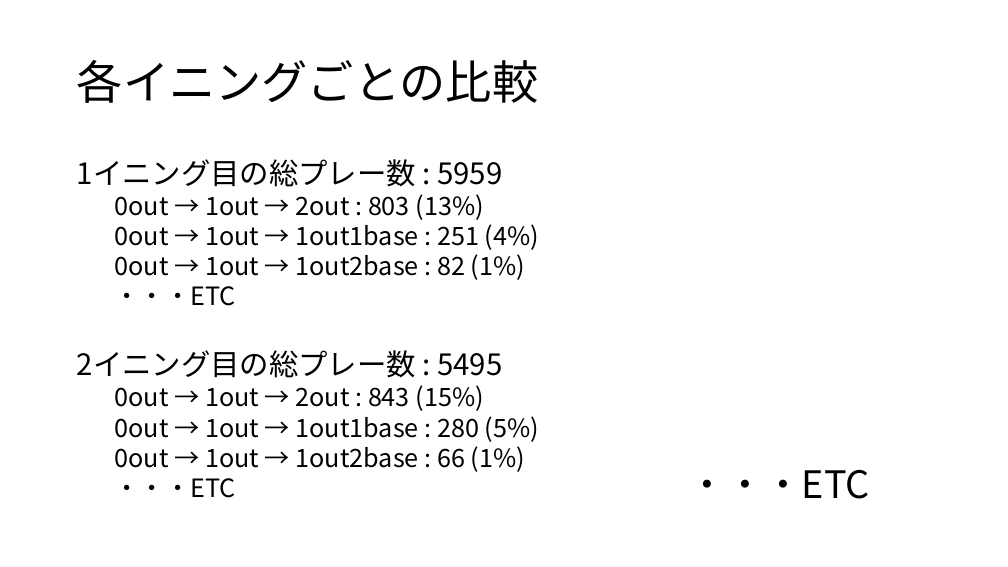
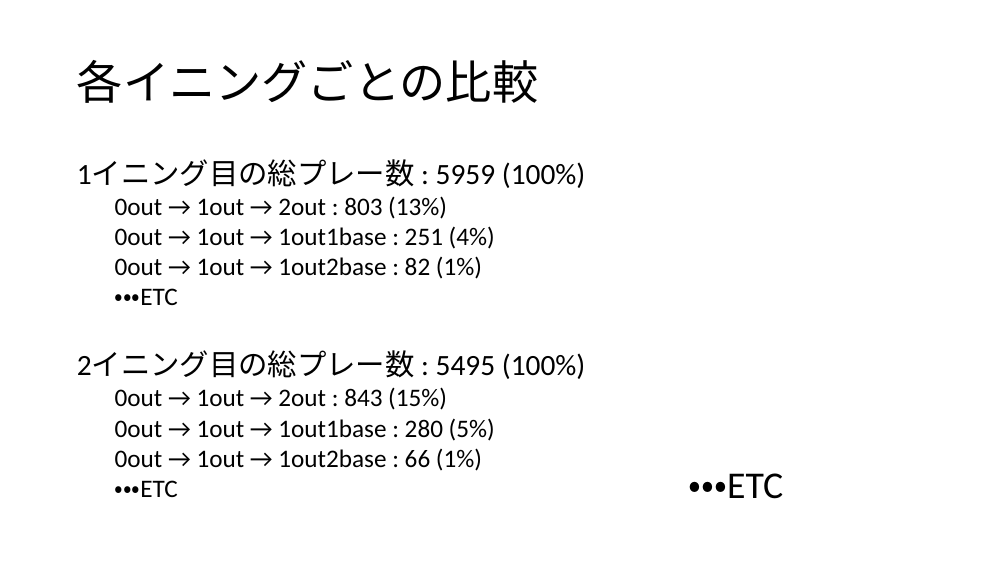
Before and after one commit to hsoccer/baseball, a slide deck: slide 5 of presentation/ゼミ論20181030.pptx. Drawn at 1008x567 pixels with LibreOffice and Linux fonts; fonts in the diff are those of the drawing. Boxes give left, top, right and bottom in pixels: in the first picture for what was removed or moved away, otherwise in the second. Text is boxed around its words. In the diff, an @@ line names an element or a change of style, - is before the commit and + after.

Commit message:
presentation

```diff
--- a/presentation/ゼミ論20181030.pptx
+++ b/presentation/ゼミ論20181030.pptx
@@ text at [77,159,585,188]: text changed; font Noto Sans CJK JP to Calibri @@
-1イニング目の総プレー数 : 5959
+1イニング目の総プレー数 : 5959 (100%)
@@ text at [115,196,495,497]: font Noto Sans CJK JP to Calibri in "0out → 1out → 2out : 803 ...", "0out → 1out → 1out1base : 251 ...", "0out → 1out → 1out2base : 82 ...", "・・・ETC" and 4 more places @@
@@ text at [77,351,585,379]: text changed; font Noto Sans CJK JP to Calibri @@
-2イニング目の総プレー数 : 5495
+2イニング目の総プレー数 : 5495 (100%)
@@ text "・・・ETC" at [689,473,784,499]: font Noto Sans CJK JP to Calibri @@
```
Also in this commit, not shown: 11 other slides changed, 5 slides added, 3 other files.
